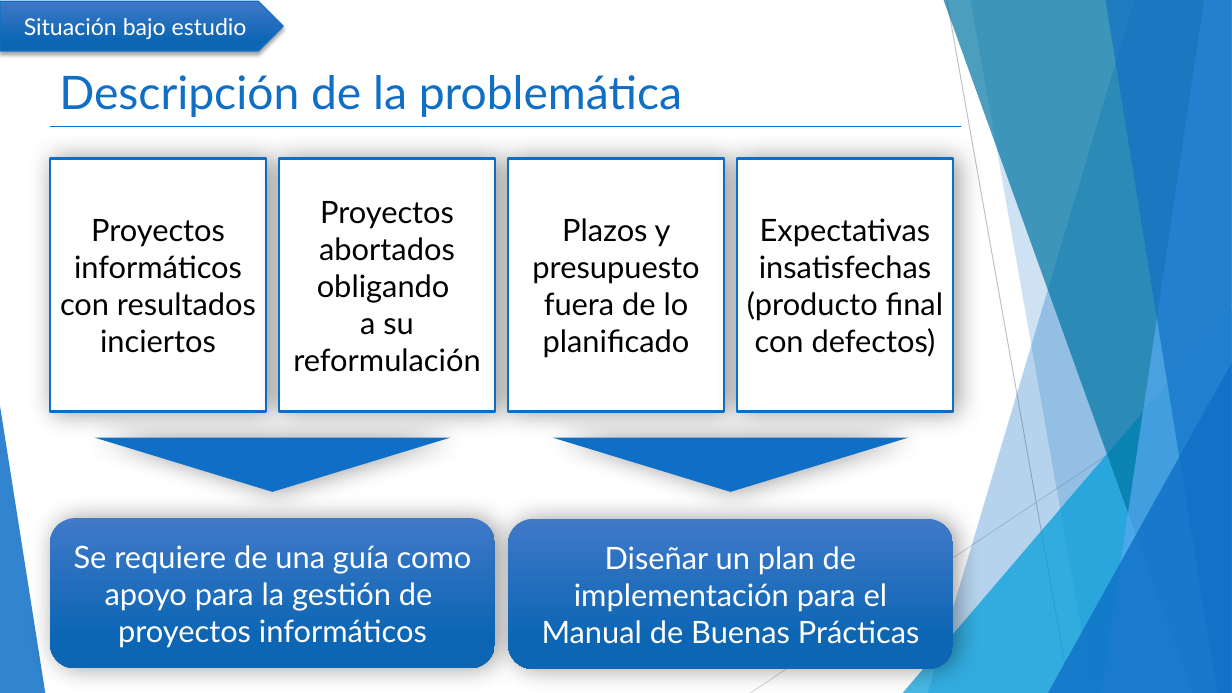
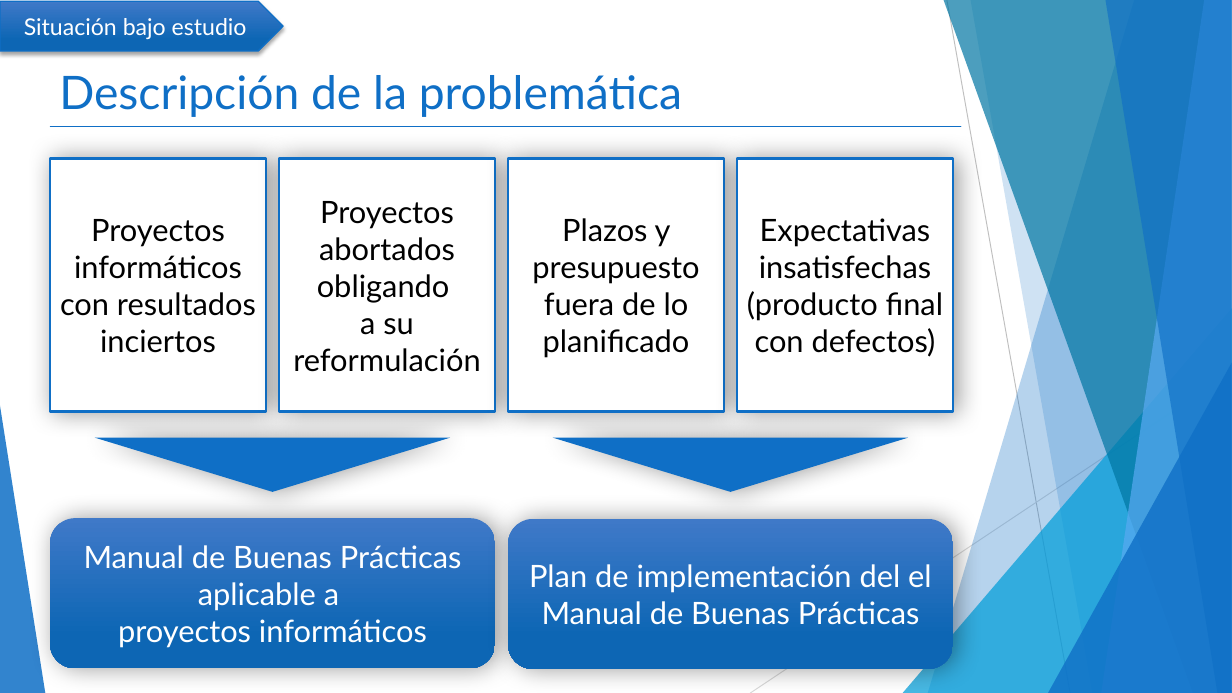
Before and after one commit to mcamara75/tituloUnap, a slide deck: slide 9 of 2018/TT IQQ 2018 Camara y Garay.pptx. Drawn at 1232x693 pixels with LibreOffice and Linux fonts; fonts in the diff are those of the drawing. Boxes give left, top, right and bottom in pixels: in the first picture for what was removed or moved away, otherwise in the second. Text is boxed around its words. In the diff, an @@ line names an element or a change of style, - is before the commit and + after.

```diff
--- a/2018/TT IQQ 2018 Camara y Garay.pptx
+++ b/2018/TT IQQ 2018 Camara y Garay.pptx
@@ text in rounded rectangle at (x1=84, y1=545, x2=462, y2=611): text changed @@
-Se requiere de una guía como apoyo para la gestión de
+Manual de Buenas Prácticas aplicable a
@@ text in rounded rectangle at (x1=529, y1=564, x2=932, y2=625): text changed @@
-Diseñar un plan de implementación para el Manual de Buenas Prácticas
+Plan de implementación del el Manual de Buenas Prácticas
```
Also in this commit, not shown: 1 other slide changed.
